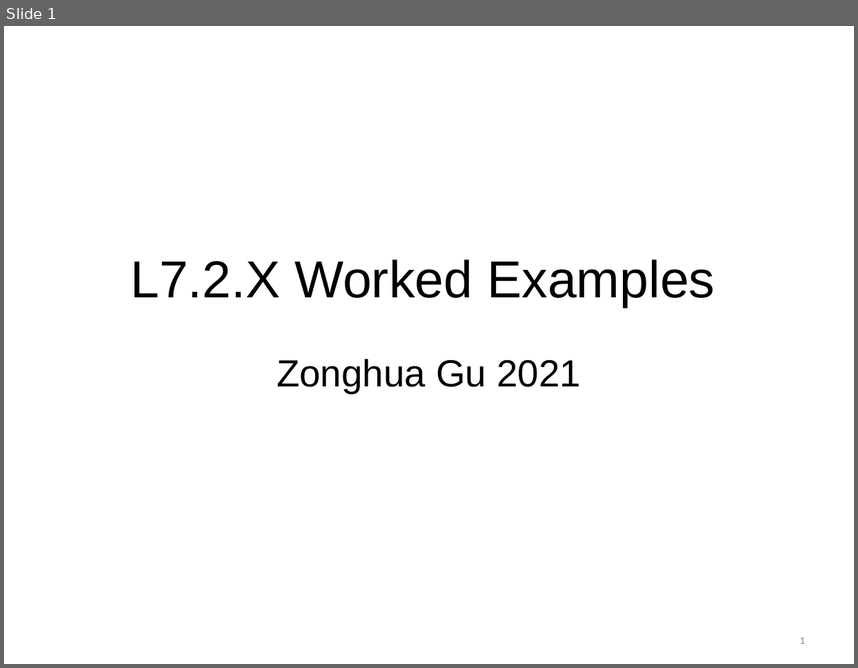
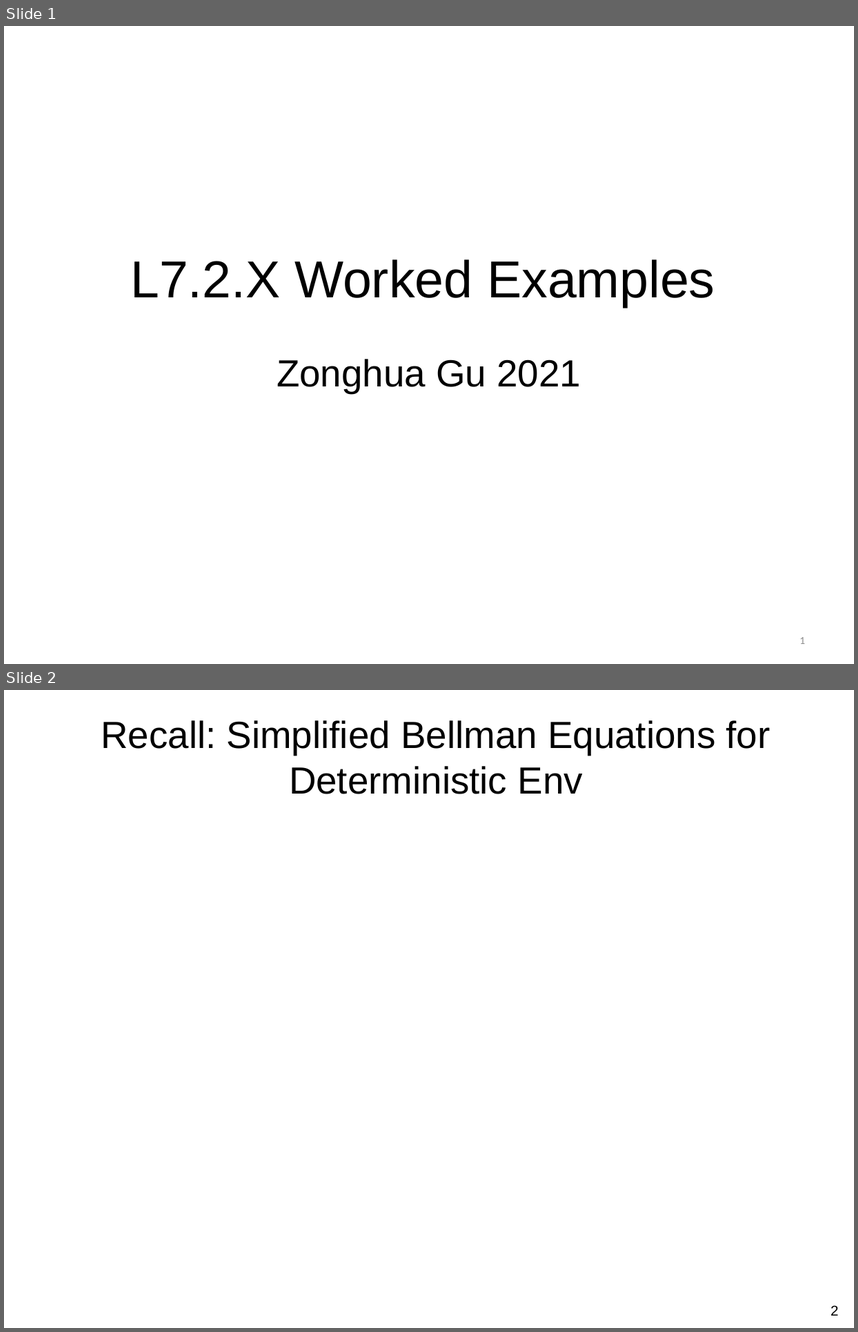
Before and after one commit to guzonghua/saav, a slide deck: PPTs/L7.2.X Worked Examples.pptx. Shown one above the other, each under a label of ours: slide 1 before the commit, slides 1 and 2 after it. The pictures are 858x668 and 858x1332 pixels, drawn with LibreOffice and Linux fonts; fonts in the diff are those of the drawing; grey boxes stand for pictures. Boxes give left, top, right and bottom in pixels: in the first picture for what was removed or moved away, otherwise in the second. Text is boxed around its words. In the diff, an @@ line names an element or a change of style, - is before the commit and + after.

```diff
--- a/PPTs/L7.2.X Worked Examples.pptx
+++ b/PPTs/L7.2.X Worked Examples.pptx
@@ slide 2 added at [4,690,854,1328], background #FFFFFF @@
@@ title added at [101,720,771,794], 32 pt, text #000000 @@
+Recall: Simplified Bellman Equations for Deterministic Env
@@ page number added at [831,1305,838,1315], 12 pt, text #000000 @@
+2
```
Also in this commit, not shown: 19 slides changed, 1 slide removed, 4 other files.
